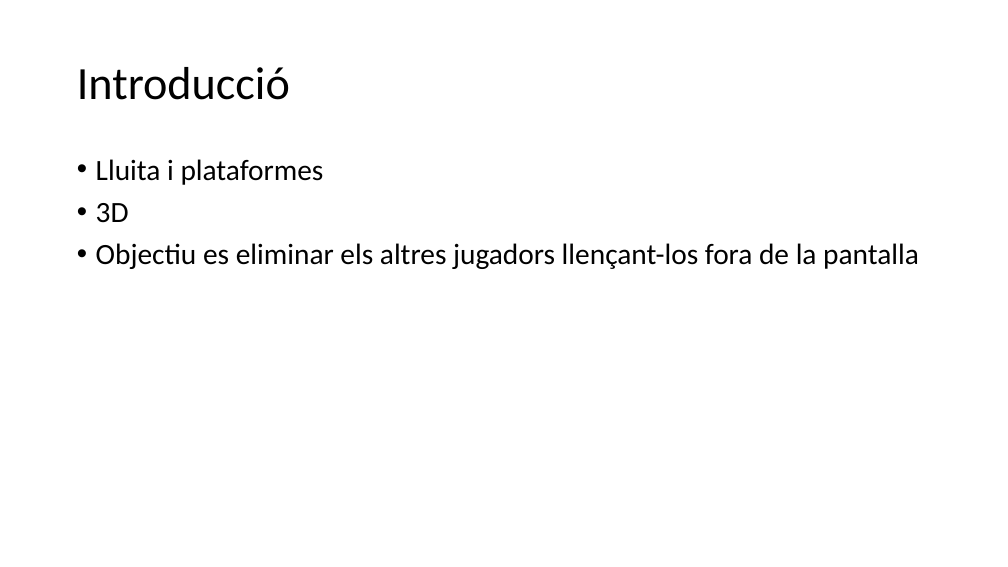
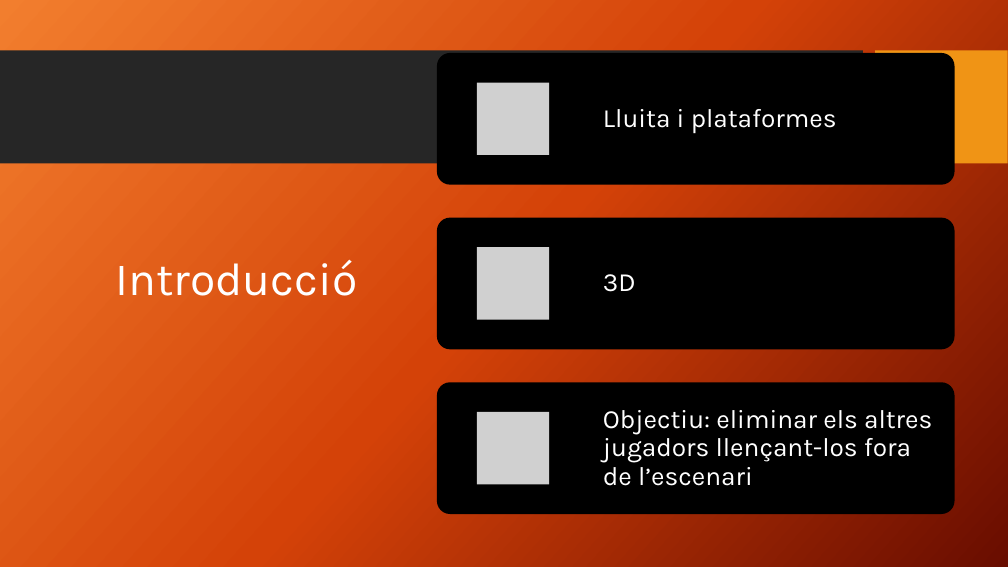
Before and after one commit to Betu97/ConquerChibi, a slide deck: slide 2 of Entregues/Entrega1/ConquerChibi.pptx. Drawn at 1008x567 pixels with LibreOffice and Linux fonts; fonts in the diff are those of the drawing; grey boxes stand for pictures; background and template pictures are left out. Boxes give left, top, right and bottom in pixels: in the first picture for what was removed or moved away, otherwise in the second. Text is boxed around its words. In the diff, an @@ line names an element or a change of style, - is before the commit and + after.

```diff
--- a/Entregues/Entrega1/ConquerChibi.pptx
+++ b/Entregues/Entrega1/ConquerChibi.pptx
@@ background #FFFFFF to picture (left out) @@
@@ rectangle added at (0, 51, 863, 164), fill #262626 @@
@@ rectangle added at (876, 51, 1008, 164), fill #F09415 @@
@@ title "Introducció": place and size @@
-title "Introducció" at (77, 67, 290, 100)
+title "Introducció" at (115, 260, 357, 296)
@@ title "Introducció" at (115, 260, 357, 296): font Calibri to Karla, text colour #000000 to #FFFFFF; alignment left to right @@
@@ text removed at (96, 159, 919, 269) @@
-• Lluita i plataformes
-• 3D
-• Objectiu es eliminar els altres jugadors llençant-los fora de la pantalla
@@ group added at (437, 53, 955, 514): 3 rounded rectangles, 3 pictures, 3 texts @@
+Lluita i plataformes
+3D
+Objectiu: eliminar els altres jugadors llençant-los fora de l’escenari
```
Also in this commit, not shown: 3 other slides changed, 2 slides added, 2 slides removed, 1 other file.
